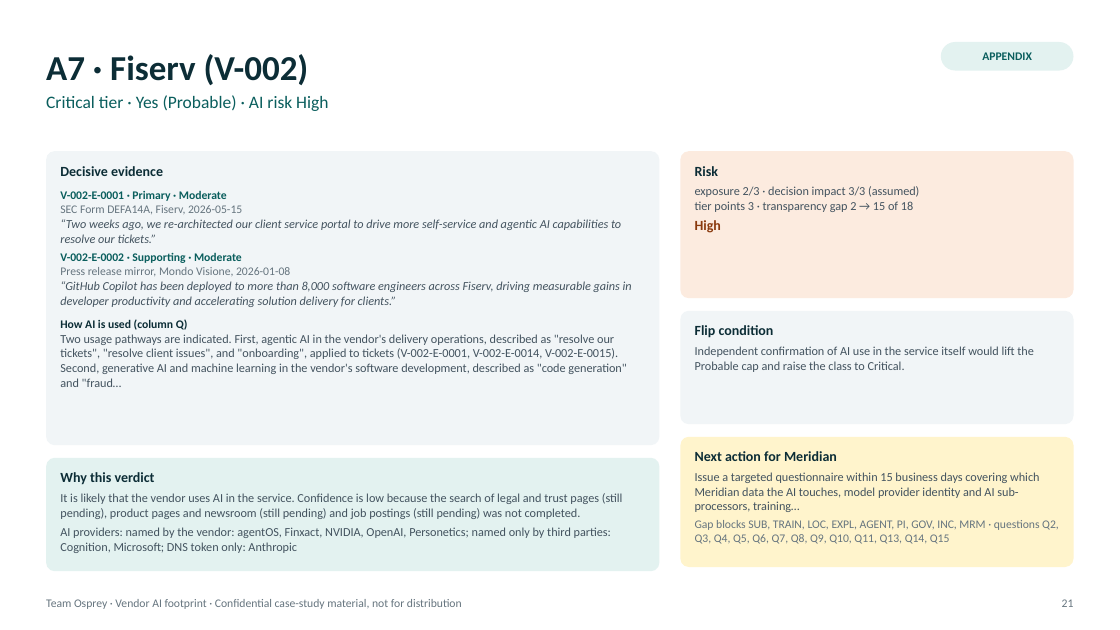
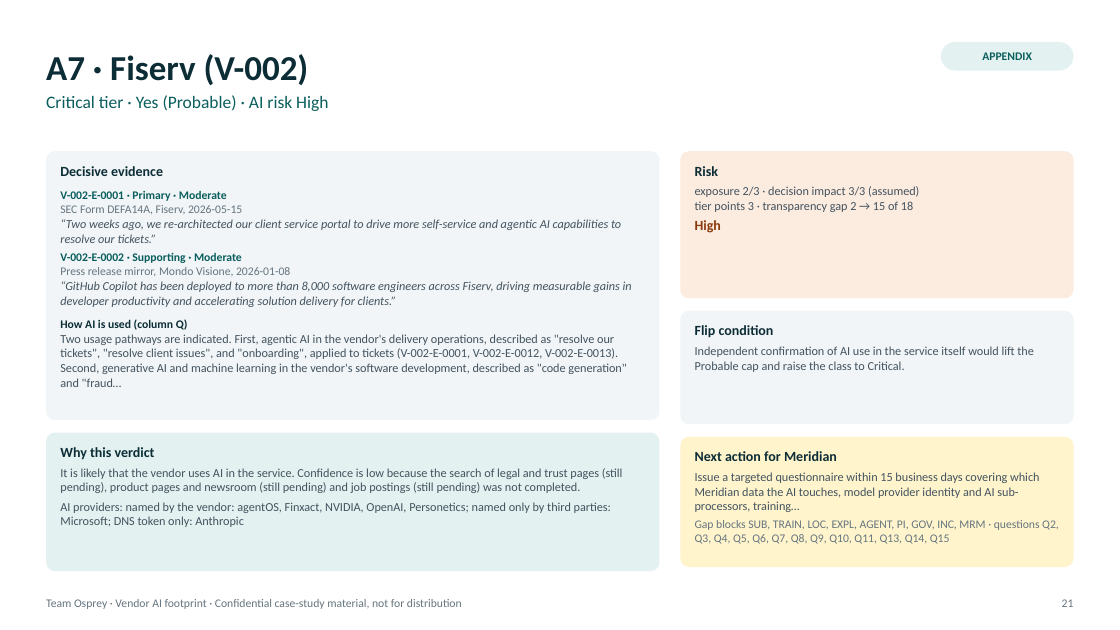
Before and after one commit to rakshit-737/vendor-ai-footprint, a slide deck: slide 21 of submission/Team_Osprey_Vendor_AI_Footprint.pptx. Drawn at 1120x630 pixels with LibreOffice and Linux fonts; fonts in the diff are those of the drawing. Boxes give left, top, right and bottom in pixels: in the first picture for what was removed or moved away, otherwise in the second. Text is boxed around its words. In the diff, an @@ line names an element or a change of style, - is before the commit and + after.

```diff
--- a/submission/Team_Osprey_Vendor_AI_Footprint.pptx
+++ b/submission/Team_Osprey_Vendor_AI_Footprint.pptx
@@ rounded rectangle "Decisive evidence": place and size @@
-rounded rectangle "Decisive evidence" at box(46, 151, 660, 445)
+rounded rectangle "Decisive evidence" at box(46, 151, 660, 420)
@@ rounded rectangle "Decisive evidence" at box(46, 151, 660, 420): proportions changed @@
@@ text in rounded rectangle at box(60, 334, 626, 387): text changed @@
-Two usage pathways are indicated. First, agentic AI in the vendor's delivery operations, described as "resolve our tickets", "resolve client issues", and "onboarding", applied to tickets (V-002-E-0001, V-002-E-0014, V-002-E-0015). Second, generative AI and machine learning in the vendor's software development, described as "code generation" and "fraud…
+Two usage pathways are indicated. First, agentic AI in the vendor's delivery operations, described as "resolve our tickets", "resolve client issues", and "onboarding", applied to tickets (V-002-E-0001, V-002-E-0012, V-002-E-0013). Second, generative AI and machine learning in the vendor's software development, described as "code generation" and "fraud…
@@ rounded rectangle "Why this verdict" at box(46, 433, 660, 571): proportions changed @@
@@ rounded rectangle "Why this verdict": place and size @@
-rounded rectangle "Why this verdict" at box(46, 458, 660, 571)
+rounded rectangle "Why this verdict" at box(46, 433, 660, 571)
@@ text in rounded rectangle at box(60, 502, 611, 527): text changed @@
-AI providers: named by the vendor: agentOS, Finxact, NVIDIA, OpenAI, Personetics; named only by third parties: Cognition, Microsoft; DNS token only: Anthropic
+AI providers: named by the vendor: agentOS, Finxact, NVIDIA, OpenAI, Personetics; named only by third parties: Microsoft; DNS token only: Anthropic
```
Also in this commit, not shown: 12 other slides changed.
